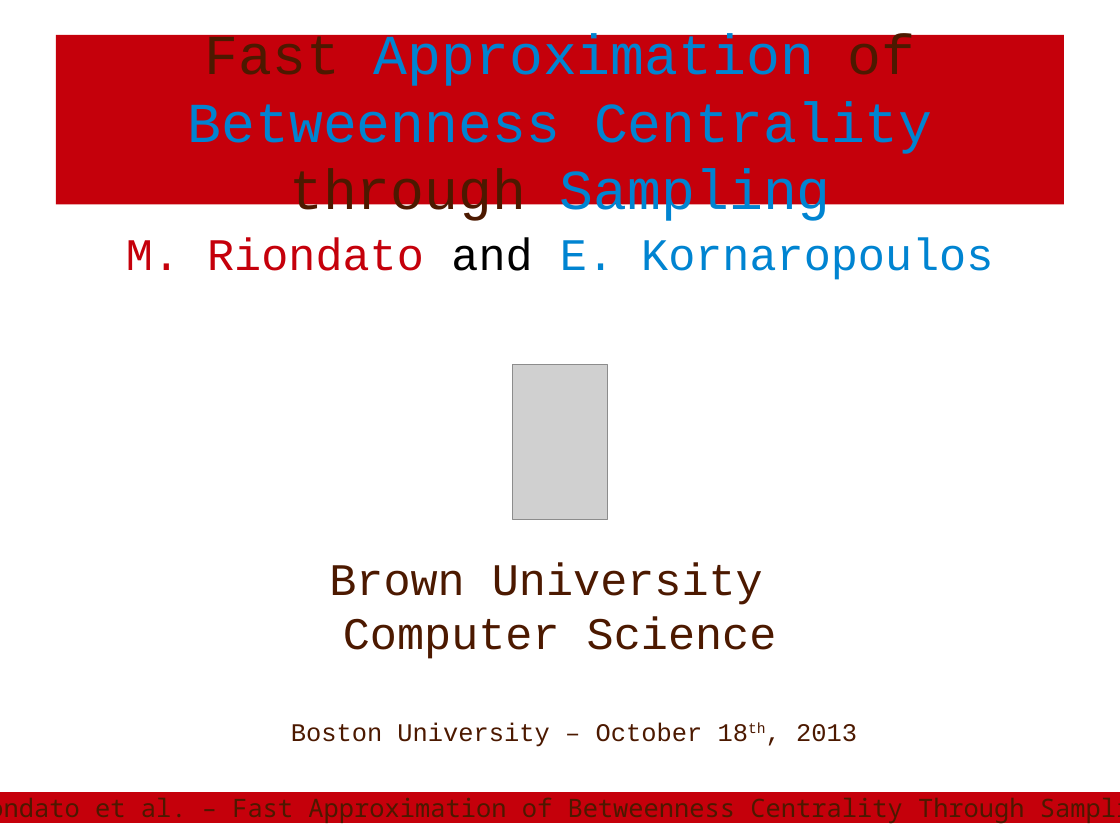
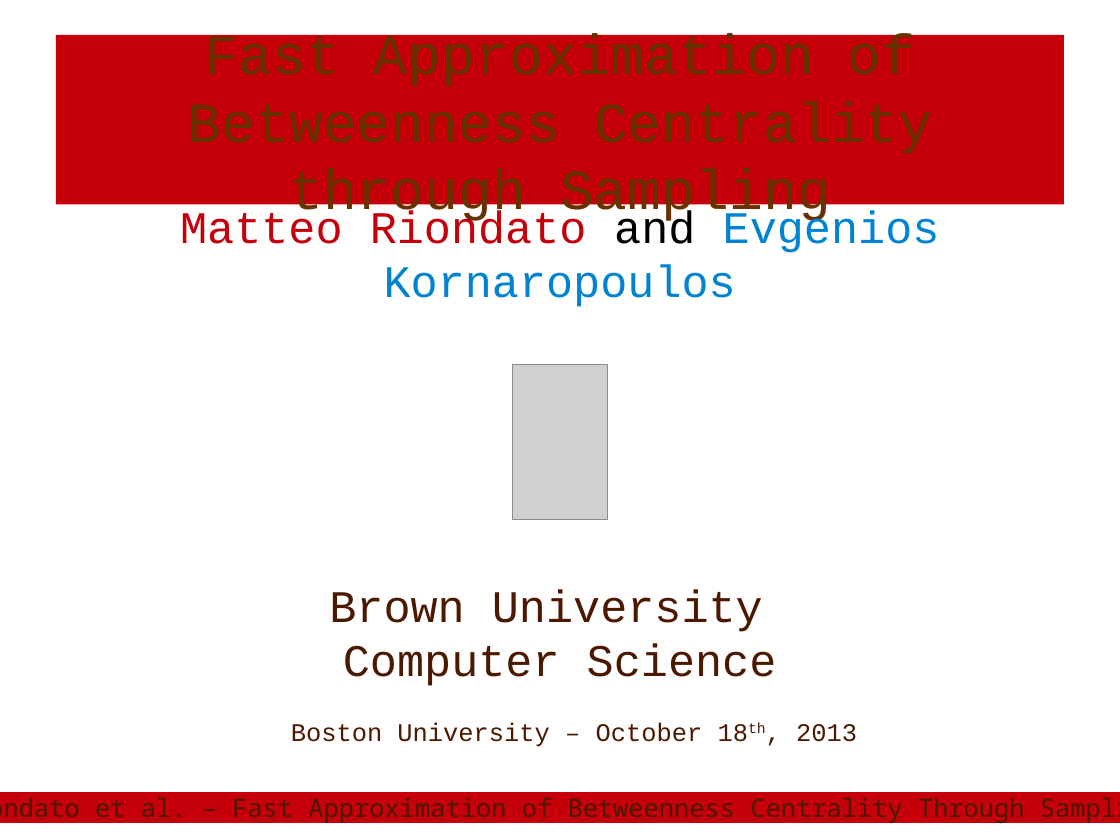
Before and after one commit to rionda/centrsampl, a slide deck: slide 1 of presentation/BU-CentrSampl.odp. Drawn at 1120x840 pixels with LibreOffice and Linux fonts; fonts in the diff are those of the drawing; grey boxes stand for pictures. Boxes give left, top, right and bottom in pixels: in the first picture for what was removed or moved away, otherwise in the second. Text is boxed around its words. In the diff, an @@ line names an element or a change of style, - is before the commit and + after.

```diff
--- a/presentation/BU-CentrSampl.odp
+++ b/presentation/BU-CentrSampl.odp
@@ title "Fast Approximation of Betweenness Centrality ..." at box(56, 35, 1064, 204): text colour #4C1900 to #663300 in "Fast of through"; text colour #0084D1 to #663300 in "Approximation Betweenness Centrality Sampling" @@
@@ subtitle at box(180, 211, 940, 307): text changed @@
-M. Riondato and E. Kornaropoulos
+Matteo Riondato and Evgenios Kornaropoulos
```
Also in this commit, not shown: 34 other slides changed, 3 other files.
